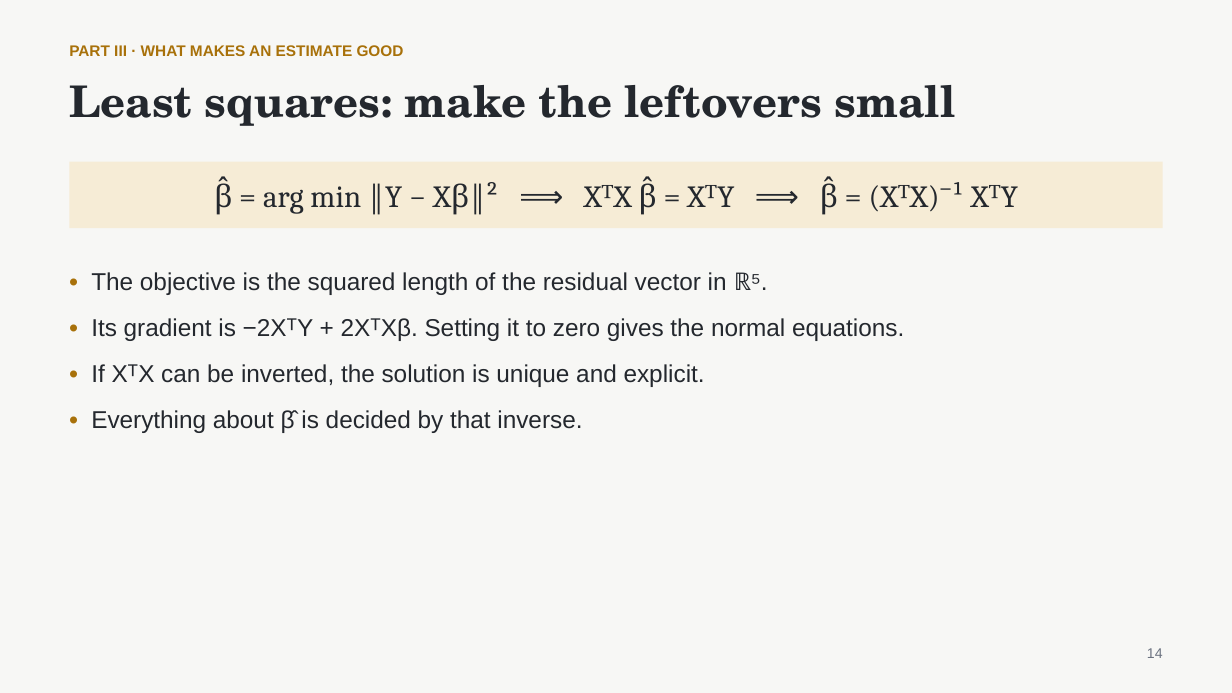
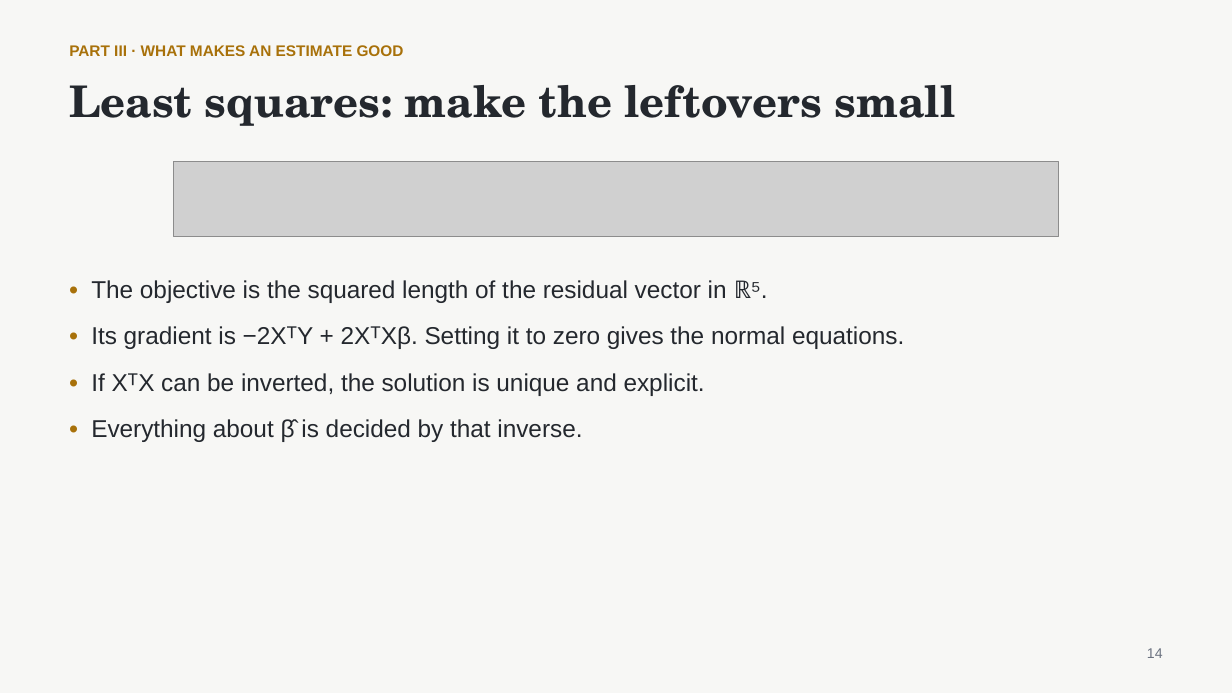
Before and after one commit to nurdauletakhanov/ReadingLab, a slide deck: slide 14 of public/slides/session-0-least-squares-foundations.pptx. Drawn at 1232x693 pixels with LibreOffice and Linux fonts; fonts in the diff are those of the drawing; grey boxes stand for pictures. Boxes give left, top, right and bottom in pixels: in the first picture for what was removed or moved away, otherwise in the second. Text is boxed around its words. In the diff, an @@ line names an element or a change of style, - is before the commit and + after.

```diff
--- a/public/slides/session-0-least-squares-foundations.pptx
+++ b/public/slides/session-0-least-squares-foundations.pptx
@@ rectangle removed at (69, 162, 1163, 228) @@
-β̂ = arg min ‖Y − Xβ‖² ⟹ XᵀX β̂ = XᵀY ⟹ β̂ = (XᵀX)⁻¹ XᵀY
@@ picture added at (174, 162, 1059, 237) @@
@@ text "• The objective is the ...": place and size @@
-text "• The objective is the ..." at (91, 272, 904, 433)
+text "• The objective is the ..." at (91, 280, 904, 442)
```
Also in this commit, not shown: 16 other slides changed, 20 other files.
